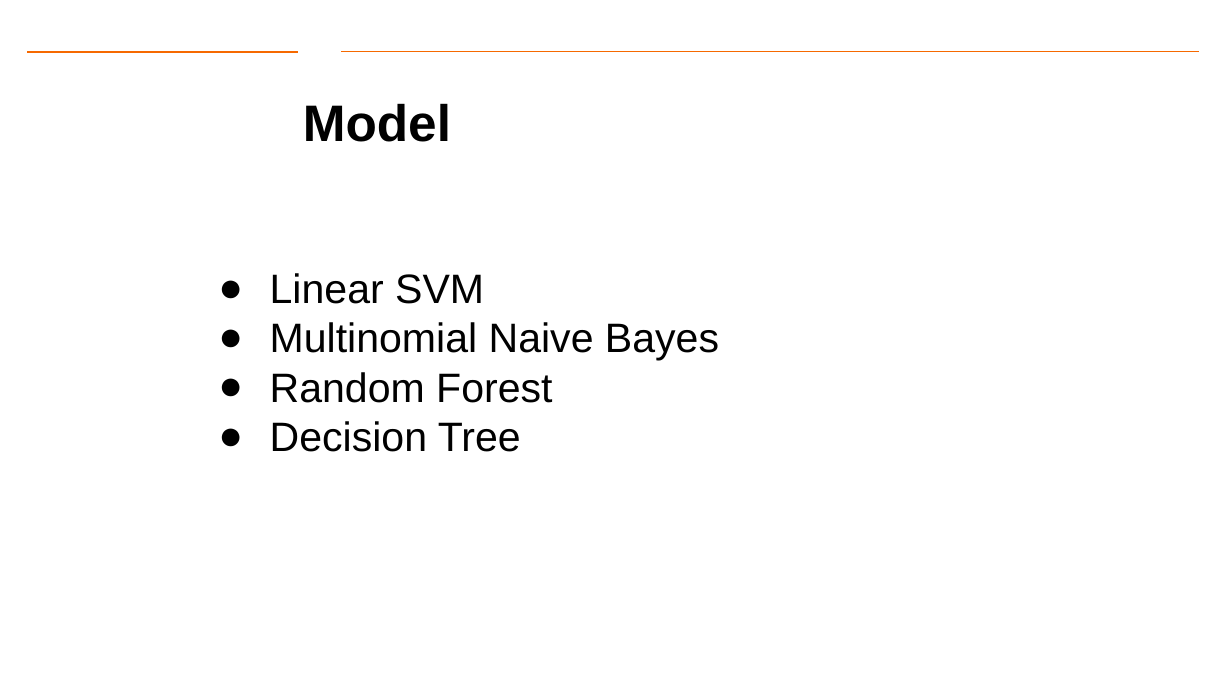
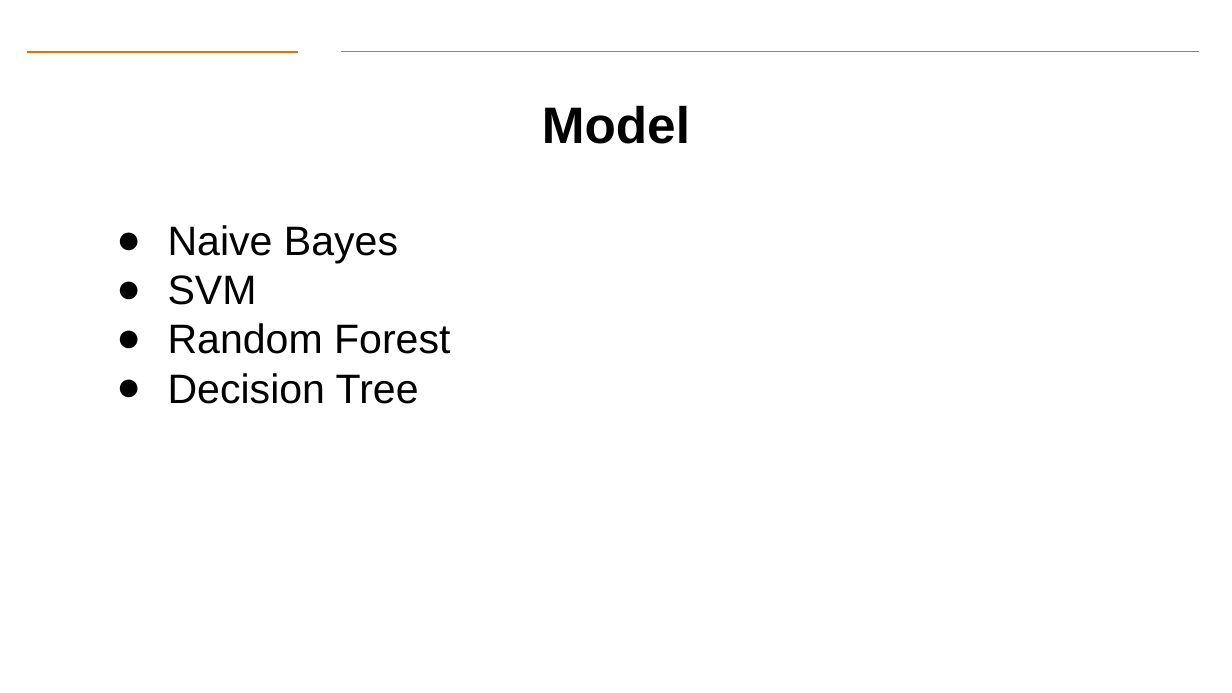
Before and after one commit to gk5951/RIT-DSCI-633-FDS, a slide deck: slide 15 of Syllabus/Lecture02/Lec02_CaseStudy.pptx. Drawn at 1232x693 pixels with LibreOffice and Linux fonts; fonts in the diff are those of the drawing; background and template pictures are left out. Boxes give left, top, right and bottom in pixels: in the first picture for what was removed or moved away, otherwise in the second. Text is boxed around its words. In the diff, an @@ line names an element or a change of style, - is before the commit and + after.

Commit message:
Update lectures

```diff
--- a/Syllabus/Lecture02/Lec02_CaseStudy.pptx
+++ b/Syllabus/Lecture02/Lec02_CaseStudy.pptx
@@ title "Model": place and size @@
-title "Model" at (303, 103, 451, 142)
+title "Model" at (542, 105, 690, 144)
@@ text "Naive Bayes": place and size @@
-text "Naive Bayes" at (270, 273, 719, 452)
+text "Naive Bayes" at (168, 225, 450, 404)
@@ text at (168, 225, 398, 305): text changed @@
-● Linear SVM
-● Multinomial Naive Bayes
+● Naive Bayes
+● SVM
```
Also in this commit, not shown: 2 other slides changed, 1 slide removed.
